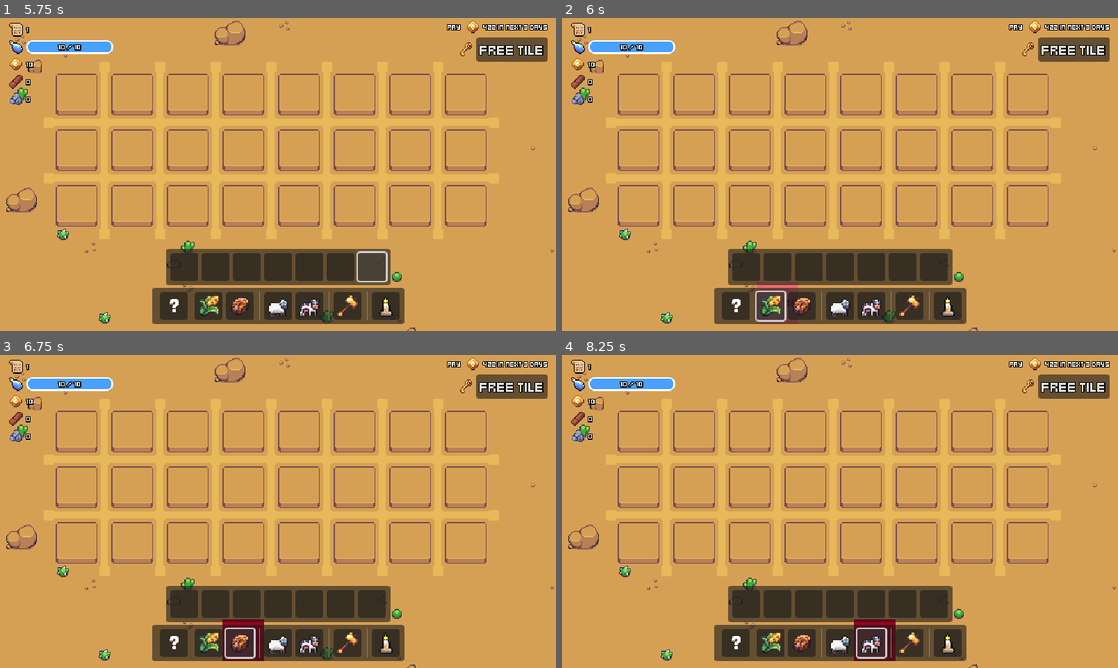
Above: before the commit, frames 1-4 (two rows, left to right).
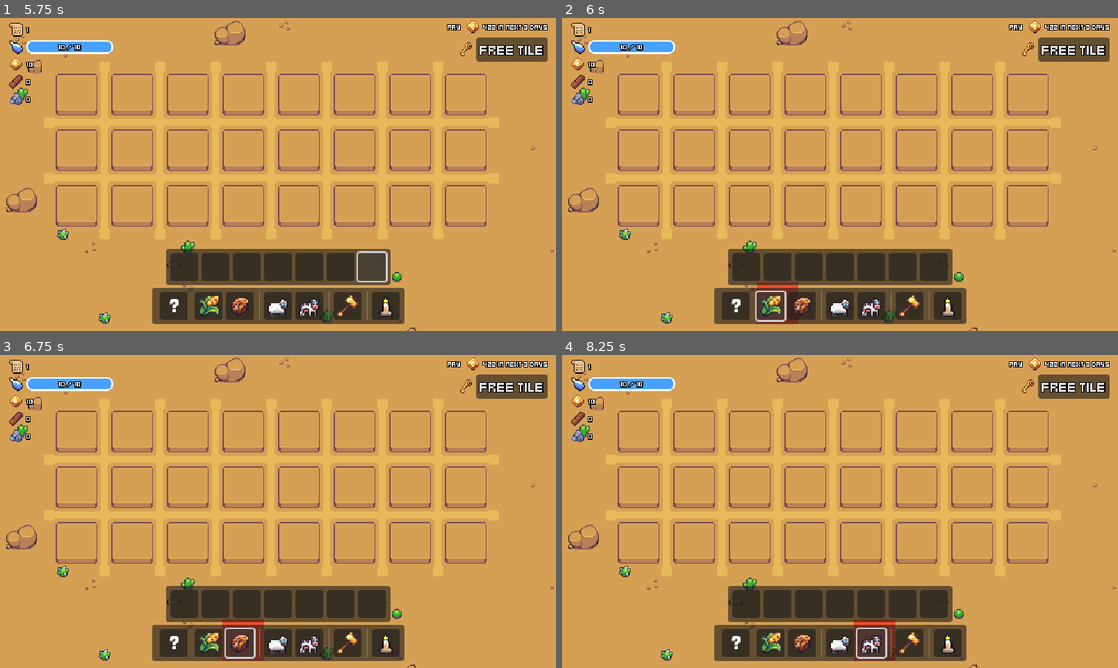
Above: after the commit, the same moments.

Repository: w-dib/DesertPunk
Game: Godot game, scene res://scenes/main/game.tscn
Two runs of this game, one before a commit and one after it. Both use one fixed random seed, a clock stepped at 60 frames per second and the inputs below.
Inputs (mouse positions are in pixels of both pictures, inside the frame that each line leads up to):
- Up to frame 1 (5.75 s): click (183, 265) at 0.52 s; click (216, 265) at 1.25 s; click (244, 265) at 2 s; click (278, 265) at 2.75 s; click (311, 265) at 3.5 s; click (339, 265) at 4.25 s; click (372, 265) at 5 s
- Up to frame 2 (6 s): click (773, 305) at 5.75 s
- Up to frame 3 (6.75 s): click (239, 642) at 6.5 s
- Up to frame 4 (8.25 s): click (840, 642) at 7.25 s; click (873, 642) at 8 s

Frame 1 is identical in both runs. In frame 2, 0.3% of the frame differs, in the area x 35-43%, y 84-98%; in frame 3, 0.4%, in the area x 40-48%, y 84-98%; in frame 4, 0.4%.

Commit message:
crops now grow

Diff:
--- a/resources/plants/barley.tres
+++ b/resources/plants/barley.tres
@@ -6,7 +6,7 @@
 script = ExtResource("1_h551s")
 name = "Barley"
 sells_for = 2
-growth_time = 2
+growth_time = 4
 only_grows_on_action = true
 needs_daily_watering_to_grow = true
 needs_nearby_plants_to_grow = false
--- a/resources/plants/dates.tres
+++ b/resources/plants/dates.tres
@@ -6,7 +6,7 @@
 script = ExtResource("1_inwsk")
 name = "Dates"
 sells_for = 10
-growth_time = 8
+growth_time = 4
 only_grows_on_action = true
 needs_daily_watering_to_grow = false
 needs_nearby_plants_to_grow = false
--- a/scenes/UI/ui.tscn
+++ b/scenes/UI/ui.tscn
@@ -9,8 +9,8 @@
 [ext_resource type="Texture2D" uid="uid://mrpbaru52fy5" path="res://assets/icons/barley.png" id="4_wvrwy"]
 [ext_resource type="Resource" uid="uid://s4cgle27sbwl" path="res://resources/animals/camel.tres" id="5_jplgw"]
 [ext_resource type="Texture2D" uid="uid://djsufpb4iexqf" path="res://assets/icons/date.png" id="5_xvnit"]
-[ext_resource type="Texture2D" uid="uid://bok213me2v2io" path="res://assets/PasturingSheepIdleSide.png" id="6_wadh2"]
-[ext_resource type="Texture2D" uid="uid://cbe18yvclsqk5" path="res://assets/GrazingCowIdleSide.png" id="7_5ie6m"]
+[ext_resource type="Texture2D" uid="uid://bok213me2v2io" path="res://assets/tile_maps/PasturingSheepIdleSide.png" id="6_wadh2"]
+[ext_resource type="Texture2D" uid="uid://cbe18yvclsqk5" path="res://assets/tile_maps/GrazingCowIdleSide.png" id="7_5ie6m"]
 [ext_resource type="Texture2D" uid="uid://dakn3r5jsi667" path="res://assets/icons/hammer.png" id="8_ktomk"]
 [ext_resource type="Texture2D" uid="uid://cm8xai6eqofem" path="res://assets/icons/candle.png" id="9_va0er"]
 [ext_resource type="Texture2D" uid="uid://cgfrsvhr04qgo" path="res://assets/icons/calendar.png" id="10_icg0r"]
--- a/scenes/deployables/plants/barley.tscn
+++ b/scenes/deployables/plants/barley.tscn
@@ -1,8 +1,37 @@
-[gd_scene load_steps=2 format=3 uid="uid://bxoqrl2jtxmhe"]
+[gd_scene load_steps=7 format=3 uid="uid://bxoqrl2jtxmhe"]
 
 [ext_resource type="PackedScene" uid="uid://61hatnndn2fc" path="res://scenes/deployables/plants/base_plant.tscn" id="1_4s2fk"]
+[ext_resource type="Texture2D" uid="uid://dtyot2q1k03fv" path="res://assets/tile_maps/PixelFarm_Crops.png" id="2_t0hyc"]
+
+[sub_resource type="AtlasTexture" id="AtlasTexture_fvrgf"]
+atlas = ExtResource("2_t0hyc")
+region = Rect2(16, 32, 16, 16)
+
+[sub_resource type="AtlasTexture" id="AtlasTexture_85xwh"]
+atlas = ExtResource("2_t0hyc")
+region = Rect2(32, 32, 16, 16)
+
+[sub_resource type="AtlasTexture" id="AtlasTexture_3nkal"]
+atlas = ExtResource("2_t0hyc")
+region = Rect2(48, 32, 16, 16)
+
+[sub_resource type="AtlasTexture" id="AtlasTexture_emxqc"]
+atlas = ExtResource("2_t0hyc")
+region = Rect2(64, 32, 16, 16)
 
 [node name="Barley" instance=ExtResource("1_4s2fk")]
 
-[node name="DescriptorUI" parent="." index="5"]
+[node name="1" parent="." index="1"]
+texture = SubResource("AtlasTexture_fvrgf")
+
+[node name="2" parent="." index="2"]
+texture = SubResource("AtlasTexture_85xwh")
+
+[node name="3" parent="." index="3"]
+texture = SubResource("AtlasTexture_3nkal")
+
+[node name="4" parent="." index="4"]
+texture = SubResource("AtlasTexture_emxqc")
+
+[node name="DescriptorUI" parent="." index="6"]
 process_mode = 4
--- a/scenes/deployables/plants/base_plant.tscn
+++ b/scenes/deployables/plants/base_plant.tscn
@@ -20,15 +20,19 @@
 [node name="CollisionShape2D" type="CollisionShape2D" parent="."]
 shape = SubResource("RectangleShape2D_rompp")
 
-[node name="StageOne" type="Sprite2D" parent="."]
+[node name="1" type="Sprite2D" parent="."]
 texture = ExtResource("1_cnd1s")
 
-[node name="StageTwo" type="Sprite2D" parent="."]
+[node name="2" type="Sprite2D" parent="."]
 visible = false
 modulate = Color(1, 0, 0.270588, 1)
 texture = ExtResource("1_cnd1s")
 
-[node name="StageThree" type="Sprite2D" parent="."]
+[node name="3" type="Sprite2D" parent="."]
+visible = false
+texture = ExtResource("1_cnd1s")
+
+[node name="4" type="Sprite2D" parent="."]
 visible = false
 texture = ExtResource("1_cnd1s")
 
--- a/scenes/deployables/plants/dates.tscn
+++ b/scenes/deployables/plants/dates.tscn
@@ -1,10 +1,36 @@
-[gd_scene load_steps=3 format=3 uid="uid://sc34ck6u43a1"]
+[gd_scene load_steps=8 format=3 uid="uid://sc34ck6u43a1"]
 
 [ext_resource type="PackedScene" uid="uid://61hatnndn2fc" path="res://scenes/deployables/plants/base_plant.tscn" id="1_dpowy"]
 [ext_resource type="Resource" uid="uid://x56371fy2cmy" path="res://resources/plants/dates.tres" id="2_h1ko4"]
+[ext_resource type="Texture2D" uid="uid://dtyot2q1k03fv" path="res://assets/tile_maps/PixelFarm_Crops.png" id="3_vhunl"]
+
+[sub_resource type="AtlasTexture" id="AtlasTexture_6lhms"]
+atlas = ExtResource("3_vhunl")
+region = Rect2(16, 16, 16, 16)
+
+[sub_resource type="AtlasTexture" id="AtlasTexture_s6cnb"]
+atlas = ExtResource("3_vhunl")
+region = Rect2(32, 16, 16, 16)
+
+[sub_resource type="AtlasTexture" id="AtlasTexture_edfdi"]
+atlas = ExtResource("3_vhunl")
+region = Rect2(48, 16, 16, 16)
+
+[sub_resource type="AtlasTexture" id="AtlasTexture_bqbdv"]
+atlas = ExtResource("3_vhunl")
+region = Rect2(64, 16, 16, 16)
 
 [node name="Dates" instance=ExtResource("1_dpowy")]
 resource = ExtResource("2_h1ko4")
 
-[node name="StageOne" parent="." index="1"]
-modulate = Color(0.282353, 0, 0.282353, 1)
+[node name="1" parent="." index="1"]
+texture = SubResource("AtlasTexture_6lhms")
+
+[node name="2" parent="." index="2"]
+texture = SubResource("AtlasTexture_s6cnb")
+
+[node name="3" parent="." index="3"]
+texture = SubResource("AtlasTexture_edfdi")
+
+[node name="4" parent="." index="4"]
+texture = SubResource("AtlasTexture_bqbdv")
--- a/scenes/main/game.tscn
+++ b/scenes/main/game.tscn
@@ -7,9 +7,9 @@
 [ext_resource type="Texture2D" uid="uid://qmfb7ejyjmo5" path="res://assets/tile_maps/DesertTilemap16x16.png" id="5_rf0fu"]
 [ext_resource type="Texture2D" uid="uid://b34253l2qn71t" path="res://assets/tile_maps/DesertTilemapBlankBackground.png" id="6_5d38u"]
 [ext_resource type="PackedScene" uid="uid://noaelpdlywqs" path="res://scenes/UI/ui.tscn" id="6_dhwtt"]
-[ext_resource type="Texture2D" uid="uid://cbe18yvclsqk5" path="res://assets/GrazingCowIdleSide.png" id="7_0ursj"]
+[ext_resource type="Texture2D" uid="uid://cbe18yvclsqk5" path="res://assets/tile_maps/GrazingCowIdleSide.png" id="7_0ursj"]
 [ext_resource type="Texture2D" uid="uid://mrpbaru52fy5" path="res://assets/icons/barley.png" id="7_nldxv"]
-[ext_resource type="Texture2D" uid="uid://bok213me2v2io" path="res://assets/PasturingSheepIdleSide.png" id="8_c46ho"]
+[ext_resource type="Texture2D" uid="uid://bok213me2v2io" path="res://assets/tile_maps/PasturingSheepIdleSide.png" id="8_c46ho"]
 [ext_resource type="Texture2D" uid="uid://djsufpb4iexqf" path="res://assets/icons/date.png" id="8_vufiq"]
 [ext_resource type="Script" path="res://scripts/resource_base/growable.gd" id="14_3aqaw"]
 [ext_resource type="Texture2D" uid="uid://t6a5mm0bgi10" path="res://assets/icons/wood.png" id="14_yyn2l"]
--- a/scripts/logic/deployable_logic.gd
+++ b/scripts/logic/deployable_logic.gd
@@ -2,11 +2,12 @@
 
 @export var descriptor_text: Label
 @export var descriptor_ui: Control
+@export var resource: DeployableResource
 
-@export var resource: DeployableResource
 
 var has_built = false
 var first_click = true
+var current_sprite_index : int = 1
 
 func _ready() -> void:
 	descriptor_text.text = resource.descriptor_text
@@ -25,4 +26,22 @@
 		if first_click:
 			first_click = false
 		else:
-			resource.action()
+			advance_sprite()
+
+func advance_sprite():
+	if current_sprite_index < resource.growth_time:
+		hide_sprite(current_sprite_index)
+		current_sprite_index += 1
+		show_sprite(current_sprite_index)
+		if DataManager.water > 0:
+			DataManager.water -= 1
+
+func hide_sprite(index):
+	var node = find_child(str(index))
+	print(node)
+	node.hide()
+
+func show_sprite(index):
+	var node = find_child(str(index))
+	print("second" + str(node))
+	node.show()
Renamed: assets/GrazingCowIdleSide.png -> assets/tile_maps/GrazingCowIdleSide.png
Not shown, changed: assets/tile_maps/GrazingCowIdleSide.png.import
Renamed: assets/PasturingSheepIdleSide.png -> assets/tile_maps/PasturingSheepIdleSide.png
Not shown, changed: assets/tile_maps/PasturingSheepIdleSide.png.import
Renamed: temp/Pixel Farm_Assets/PixelFarm_Crops.png -> assets/tile_maps/PixelFarm_Crops.png
Not shown, changed: assets/tile_maps/PixelFarm_Crops.png.import
